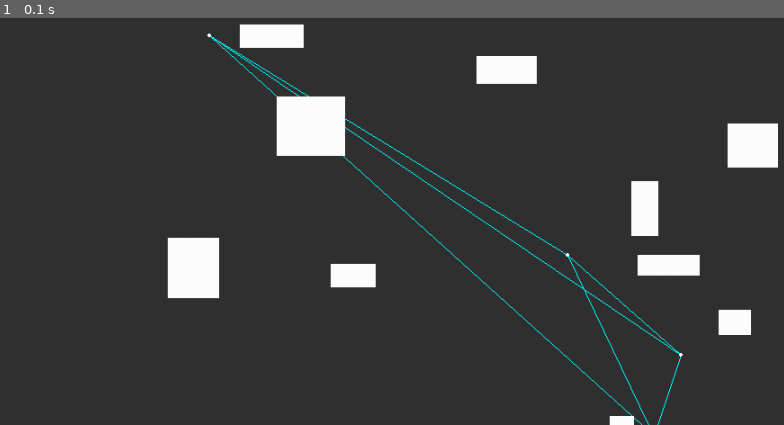
Above: before the commit, frame 1.
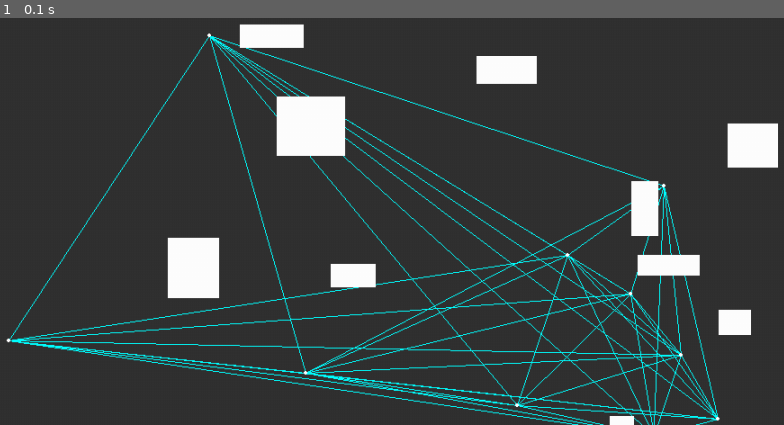
Above: after the commit, the same moment.

Repository: Owlaboy/CaveGenerator
Game: pygame game, started from src/pygametest.py
Same seed, same stepped clock (60 frames per second), same inputs: the game is played once before the commit and once after it.
Inputs:
- Up to frame 1 (0.1 s): no input

The runs differ from the first frame. In frame 1, 4.9% of the frame differs, in the area x 0-92%, y 4-100%.

Commit message:
jatkettu algoritmin noiminnan korjaamista

Diff:
--- /dev/null
+++ b/src/CaveGenerator.py
@@ -0,0 +1,20 @@
+from display import display
+
+
+if __name__ == "__main__":
+    print("Welcome to the cave generator")
+    print("What kind of cave would you like to generate?")
+
+    sizeX = input("How wide would you like your map to be? default 1000. ")
+    if sizeX == "":
+        sizeX = 1000
+
+    sizeY = input("How tall would you like your map to be? default 500. ")
+    if sizeY  == "":
+        sizeY = 500
+
+    roomCount = input("How many rooms would you like your cave to have? default 10. ")
+    if roomCount  == "":
+        roomCount = 10
+
+    display(int(sizeX), int(sizeY), roomCount)
--- /dev/null
+++ b/src/classes/edge.py
@@ -0,0 +1,20 @@
+import sys
+
+sys.path.append('../src')
+from functions.distanceBetweenPoints import distanceBetweenPoints
+
+class Edge:
+    def __init__(self, point1, point2):
+        self.point1 = point1
+        self.point2 = point2
+
+        self.length = distanceBetweenPoints(point1, point2)
+
+    def __eq__(self, other):
+        return (((self.point1 == other.point1) and (self.point2 == other.point2)) or ((self.point1 == other.point2) and (self.point2 == other.point1)))
+
+    def __hash__(self):
+        return hash((self.point1, self.point2))
+
+    def __str__(self):
+        return str((self.point1, self.point2))
--- /dev/null
+++ b/src/classes/triangle.py
@@ -0,0 +1,40 @@
+from math import acos, sin
+import sys
+
+sys.path.append('../src')
+from functions.distanceBetweenPoints import distanceBetweenPoints
+from classes.edge import Edge
+
+class Triangle:
+    def __init__(self, point1, point2, point3):
+        self.pointA = point1
+        self.pointB = point2
+        self.pointC = point3
+        self.points = [point1, point2, point3]
+        self.sides = [Edge(point1,point2), Edge(point2,point3), Edge(point1,point3)]
+
+        self.distA = distanceBetweenPoints(self.pointB, self.pointC)
+        self.distB = distanceBetweenPoints(self.pointA, self.pointC)
+        self.distC = distanceBetweenPoints(self.pointA, self.pointB)
+
+        self.angleA = acos((self.distB**2 + self.distC**2 - self.distA**2)/(2 * self.distB * self.distC))
+        self.angleB = acos((self.distA**2 + self.distC**2 - self.distB**2)/(2 * self.distA * self.distC))
+        self.angleC = acos((self.distA**2 + self.distB**2 - self.distC**2)/(2 * self.distA * self.distB))
+
+        self.circumCenterX = (self.pointA[0]*sin(2*self.angleA)+self.pointB[0]*sin(2*self.angleB)+self.pointC[0]*sin(2*self.angleC))/(sin(2*self.angleA)+sin(2*self.angleB)+sin(2*self.angleC))
+        self.circumCenterY = (self.pointA[1]*sin(2*self.angleA)+self.pointB[1]*sin(2*self.angleB)+self.pointC[1]*sin(2*self.angleC))/(sin(2*self.angleA)+sin(2*self.angleB)+sin(2*self.angleC))
+
+        self.circleCenter = (self.circumCenterX, self.circumCenterY)
+        self.radius = distanceBetweenPoints(self.circleCenter, self.pointA)
+
+    def __str__(self):
+        return f"{self.pointA} ,{self.pointB}, {self.pointC}"
+
+    def __eq__(self, other):
+        return ((self.pointA == other.pointA) and (self.pointB == other.pointB) and (self.pointC == other.pointC))
+
+    def __hash__(self,):
+        return hash((self.pointA, self.pointB, self.pointC))
+
+    def checkIfPointIsWithinCirle(self, point):
+        return distanceBetweenPoints(point, self.circleCenter) <= self.radius
--- /dev/null
+++ b/src/display.py
@@ -0,0 +1,67 @@
+# Simple pygame program
+
+# Import and initialize the pygame library
+import pygame
+from pygame import Rect
+from random import randint
+from triangulator import Triangle, BowyerWatson
+
+
+def RoomRectGenerator(RoomCount):
+    generatedRooms = []
+    collidingRooms = []
+
+    i = 0
+    while i < RoomCount:
+        new = Rect(((randint(10,890),randint(10,490)), (randint(20,80),randint(20,80))))
+        if new.collidelistall(generatedRooms) == []:
+            generatedRooms.append(new)
+            i += 1
+        else:
+            collidingRooms.append(new)
+    return generatedRooms
+
+def RoomPoints(generatedRooms: list):
+    centerPointList = []
+
+    for room in generatedRooms:
+        centerPointList.append(room.center)
+
+    return centerPointList
+
+
+def display(sizeX, sizeY, roomCount):
+    pygame.init()
+
+    screen = pygame.display.set_mode([sizeX, sizeY])
+
+    rooms = RoomRectGenerator(roomCount)
+    roomPoints = RoomPoints(rooms)
+
+    triangulation = BowyerWatson(roomPoints, sizeX, sizeY)
+
+    running = True
+    while running:
+
+        for event in pygame.event.get():
+            if event.type == pygame.QUIT:
+                running = False
+
+        screen.fill((50, 50, 50))
+
+        for triangle in triangulation:
+            pygame.draw.line(screen,(0,255,255), triangle.pointA, triangle.pointB)
+            pygame.draw.line(screen,(0,255,255), triangle.pointB, triangle.pointC)
+            pygame.draw.line(screen,(0,255,255), triangle.pointA, triangle.pointC)
+
+            pygame.draw.circle(screen, (255,255,255), triangle.pointA, 2)
+            pygame.draw.circle(screen, (255,255,255), triangle.pointB, 2)
+            pygame.draw.circle(screen, (255,255,255), triangle.pointC, 2)
+
+        for room in rooms:
+            pygame.draw.rect(screen, (255,255,255), room)
+
+
+        pygame.display.flip()
+
+    pygame.quit()
--- /dev/null
+++ b/src/functions/distanceBetweenPoints.py
@@ -0,0 +1,4 @@
+from math import sqrt
+
+def distanceBetweenPoints(point1: tuple, point2: tuple):
+    return sqrt(((point1[0] - point2[0])**2 + (point1[1] - point2[1])**2))
--- a/src/pygametest.py
+++ b/src/pygametest.py
@@ -37,7 +37,7 @@
 rooms = RoomRectGenerator(10)
 
 testingArray = [(812, 422), (686, 311), (782, 512), (288, 67), (793, 234), (756, 354), (65, 406), (853, 493), (395, 442), (630, 478)]
-a = BowyerWatson(testingArray[:4])
+a = BowyerWatson(testingArray[:], 1000, 500)
 for triangle in a:
     print(str(triangle))
 
--- a/src/triangulator.py
+++ b/src/triangulator.py
@@ -1,59 +1,8 @@
-from math import sqrt, acos, sin
 
-testingArray = [(812, 422), (686, 311), (782, 512), (288, 67), (793, 234), (756, 354), (65, 406), (853, 493), (395, 442), (630, 478)]
+from classes.triangle import Triangle
 
-def distanceBetweenPoints(point1: tuple, point2: tuple):
-    return sqrt(((point1[0] - point2[0])**2 + (point1[1] - point2[1])**2))
-
-class Edge:
-    def __init__(self, point1, point2):
-        self.point1 = point1
-        self.point2 = point2
-
-        self.length = distanceBetweenPoints(point1, point2)
-
-    def __eq__(self, other):
-        return (((self.point1 == other.point1) and (self.point2 == other.point2)) or ((self.point1 == other.point2) and (self.point2 == other.point1)))
-
-    def __hash__(self):
-        return hash((self.point1, self.point2))
-
-
-
-class Triangle:
-    def __init__(self, point1, point2, point3):
-        self.pointA = point1
-        self.pointB = point2
-        self.pointC = point3
-        self.sides = [Edge(point1,point2), Edge(point2,point3), Edge(point1,point3)]
-
-        self.distA = distanceBetweenPoints(self.pointB, self.pointC)
-        self.distB = distanceBetweenPoints(self.pointA, self.pointC)
-        self.distC = distanceBetweenPoints(self.pointA, self.pointB)
-
-        self.angleA = acos((self.distB**2 + self.distC**2 - self.distA**2)/(2 * self.distB * self.distC))
-        self.angleB = acos((self.distA**2 + self.distC**2 - self.distB**2)/(2 * self.distA * self.distC))
-        self.angleC = acos((self.distA**2 + self.distB**2 - self.distC**2)/(2 * self.distA * self.distB))
-
-        self.circumCenterX = (self.pointA[0]*sin(2*self.angleA)+self.pointB[0]*sin(2*self.angleB)+self.pointC[0]*sin(2*self.angleC))/(sin(2*self.angleA)+sin(2*self.angleB)+sin(2*self.angleC))
-        self.circumCenterY = (self.pointA[1]*sin(2*self.angleA)+self.pointB[1]*sin(2*self.angleB)+self.pointC[1]*sin(2*self.angleC))/(sin(2*self.angleA)+sin(2*self.angleB)+sin(2*self.angleC))
-
-        self.circleCenter = (self.circumCenterX, self.circumCenterY)
-        self.radius = distanceBetweenPoints(self.circleCenter, self.pointA)
-
-    def __str__(self):
-        return f"{self.pointA} ,{self.pointB}, {self.pointC}"
-
-    def __eq__(self, other):
-        return ((self.pointA == other.pointA) and (self.pointB == other.pointB) and (self.pointC == other.pointC))
-
-    def checkIfPointIsWithinCirle(self, point):
-        return distanceBetweenPoints(point, self.circleCenter) <= self.radius
-
-
-
-def BowyerWatson(roomCenterPoints):
-    superTriangle = Triangle((0,0), (2000,0), (0,1000))
+def BowyerWatson(roomCenterPoints, sizeX, sizeY):
+    superTriangle = Triangle((0,0), (sizeX*2, 0), (0, sizeY*2))
 
     triangulation = [superTriangle]
 
@@ -68,47 +17,48 @@
         if len(badTriangles) == 1:
             polygon = badTriangles[0].sides
         else:
-            for triangle in badTriangles: # Find the boundary of the polygonal hole
-                for side in triangle.sides:
-                    for otherBadTriangle in badTriangles:
-                        if otherBadTriangle == triangle:
-                            continue
+            i = 0
+            while i < len(badTriangles):
+                for side in badTriangles[i].sides:
+                    for otherBadTriangle in badTriangles[i:]:
                         for otherSide in otherBadTriangle.sides:
-                            if not (otherSide == side):
+                            print(f"side: {side} and otherside: {otherSide}")
+                            if (((side.point1 == otherSide.point1) and (side.point2 == otherSide.point2)) or ((side.point1 == otherSide.point2) and (side.point2 == otherSide.point1))):
+                                print("added side")
                                 polygon.add(side)
+                i+=1
+                            # else:
+                            #     print("didnt add side")
 
-
-        print("-"*20)
-        for triangle in triangulation:
-            print(str(triangle))
-
-        print("*"*20)
-        for triangle in badTriangles:
-            print(str(triangle))
+            # for triangle in badTriangles: # Find the boundary of the polygonal hole
+            #     for side in triangle.sides:
+            #         for otherBadTriangle in badTriangles:
+            #             if otherBadTriangle == triangle:
+            #                 continue
+            #             for otherSide in otherBadTriangle.sides:
+            #                 print(f"side: {side} and otherside: {side}")
+            #                 if (((side.point1 == otherSide.point1) and (side.point2 == otherSide.point2)) or ((side.point1 == otherSide.point2) and (side.point2 == otherSide.point1))):
+            #                     print("added side")
+            #                     polygon.add(side)
+            #                 else:
+            #                     print("didnt add side")
 
         for triangle in badTriangles:
             i = 0
             while i < len(triangulation):
                 if triangle == triangulation[i]:
                     triangulation.pop(i)
-                    print("removed a triangle")
                 else:
                     i += 1
-
 
         for edge in polygon:
             newTriangle = Triangle(edge.point1, edge.point2, point)
             triangulation.append(newTriangle)
-            print(f"added: {str(newTriangle)}")
 
     finalTriangulation = []
 
     for triangle in triangulation:
-        if triangle.pointA == (0,0) or triangle.pointA == (0,1000) or triangle.pointA == (2000,0):
-            continue
-        elif triangle.pointB == (0,0) or triangle.pointB == (0,1000) or triangle.pointB == (2000,0):
-            continue
-        elif triangle.pointC == (0,0) or triangle.pointC == (0,1000) or triangle.pointC == (2000,0):
+        if ((0,0) in triangle.points) or ((sizeX*2,0) in triangle.points) or ((0, sizeY*2) in triangle.points):
             continue
         else:
             finalTriangulation.append(triangle)
@@ -120,7 +70,7 @@
     triangleboi = Triangle((0,0),(0,4),(4,0))
 
     testingArray = [(812, 422), (686, 311), (782, 512), (288, 67), (793, 234), (756, 354), (65, 406), (853, 493), (395, 442), (630, 478)]
-    a = BowyerWatson(testingArray[:4])
+    a = BowyerWatson(testingArray[:4], 1000, 500)
     print(a)
     for triangle in a:
         print(str(triangle))
Not shown, added: Dokumentaatio/viikkoraportti3.md
